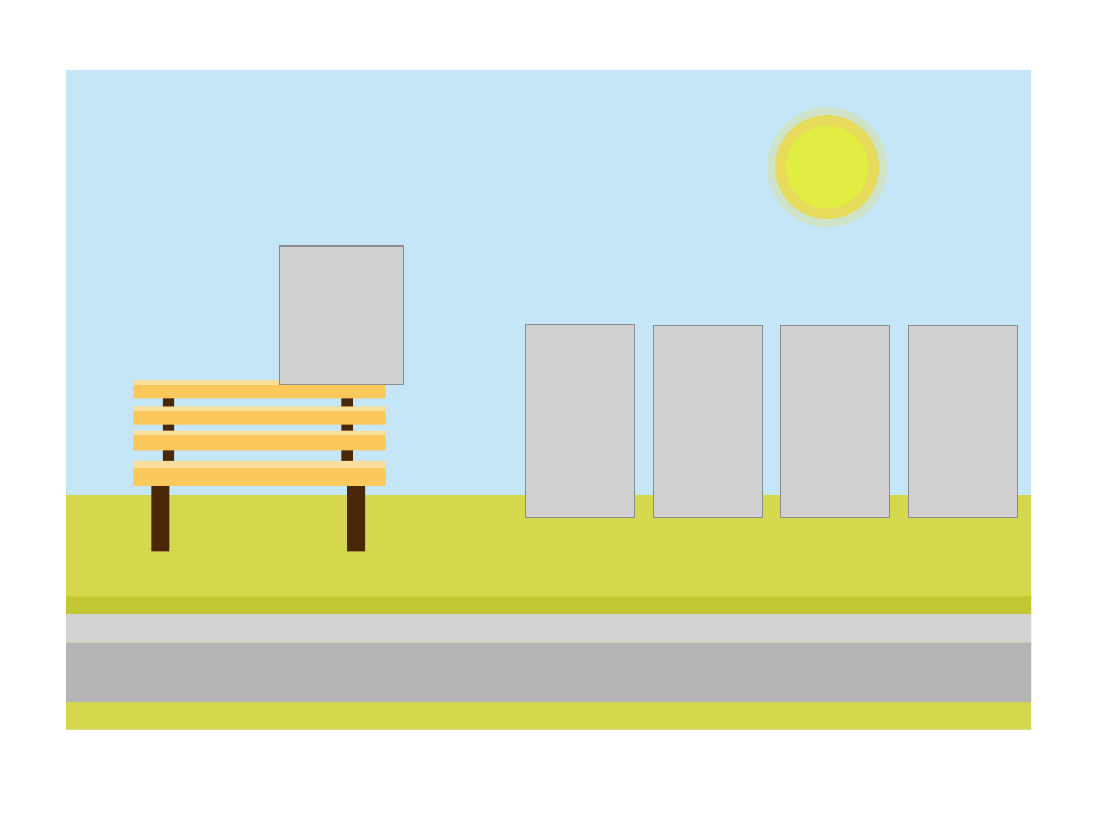
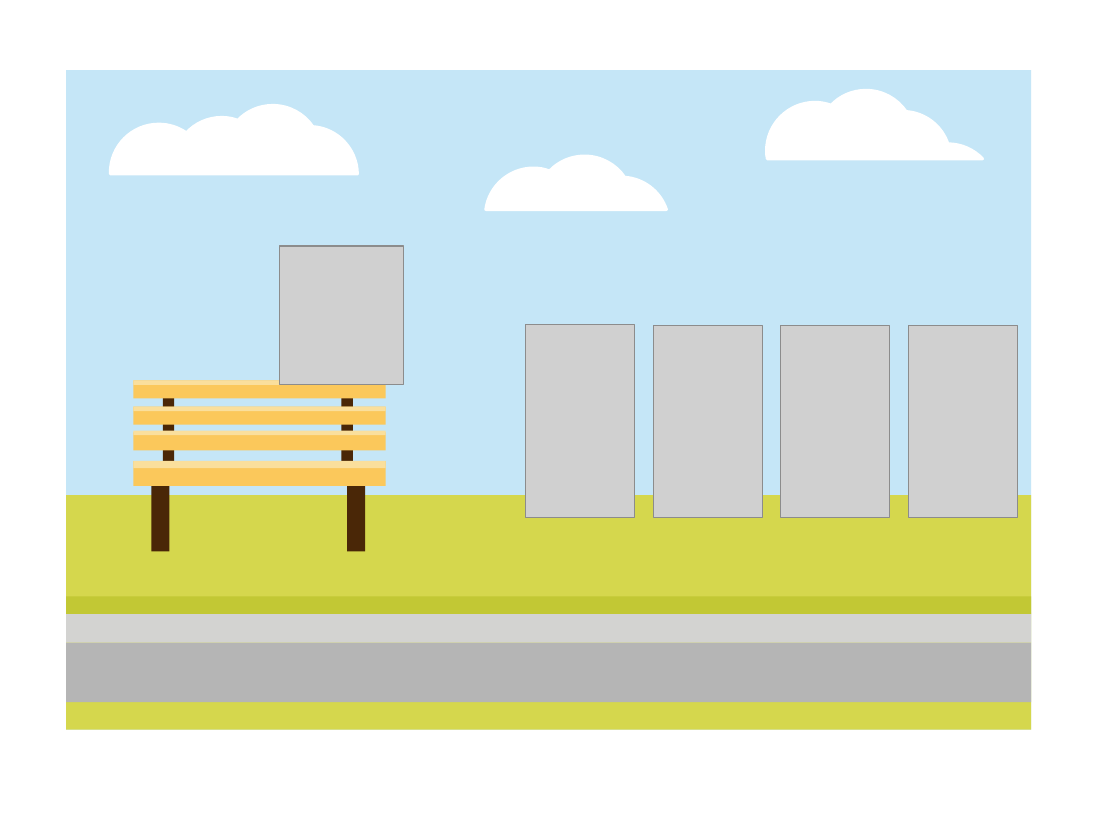
Before and after one commit to gustavoFG28/Ludit, a slide deck: slide 2 of Sketch/Games/Jogo Pinguim.pptx. Drawn at 1120x840 pixels with LibreOffice and Linux fonts; fonts in the diff are those of the drawing; grey boxes stand for pictures; background and template pictures are left out. Boxes give left, top, right and bottom in pixels: in the first picture for what was removed or moved away, otherwise in the second. Text is boxed around its words. In the diff, an @@ line names an element or a change of style, - is before the commit and + after.

```diff
--- a/Sketch/Games/Jogo Pinguim.pptx
+++ b/Sketch/Games/Jogo Pinguim.pptx
@@ freeform shape added at bbox=[111, 105, 358, 174], fill #FFFFFF, outline #FFFFFF 2 pt @@
@@ freeform shape added at bbox=[766, 91, 982, 159], fill #FFFFFF, outline #FFFFFF 2 pt @@
@@ ellipse removed at bbox=[767, 108, 887, 227] @@
@@ ellipse removed at bbox=[775, 115, 879, 220] @@
@@ ellipse removed at bbox=[786, 125, 869, 208] @@
@@ freeform shape added at bbox=[486, 156, 666, 209], fill #FFFFFF, outline #FFFFFF 2 pt @@
```
Also in this commit, not shown: 2 slides added, 1 slide removed.
